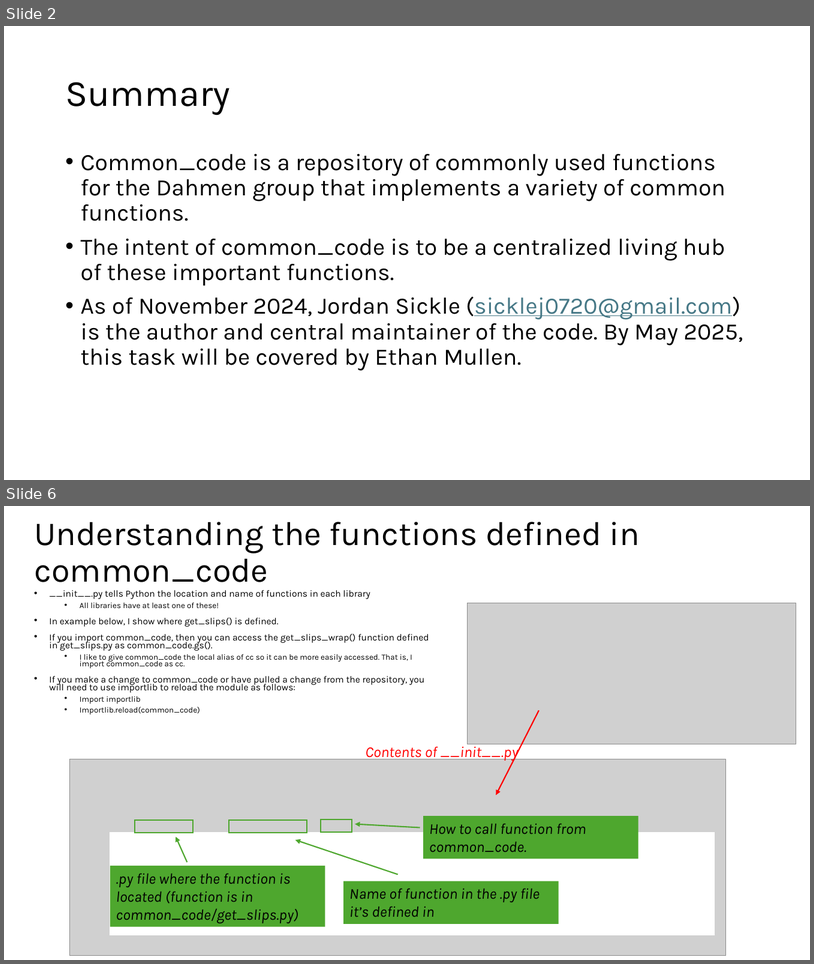
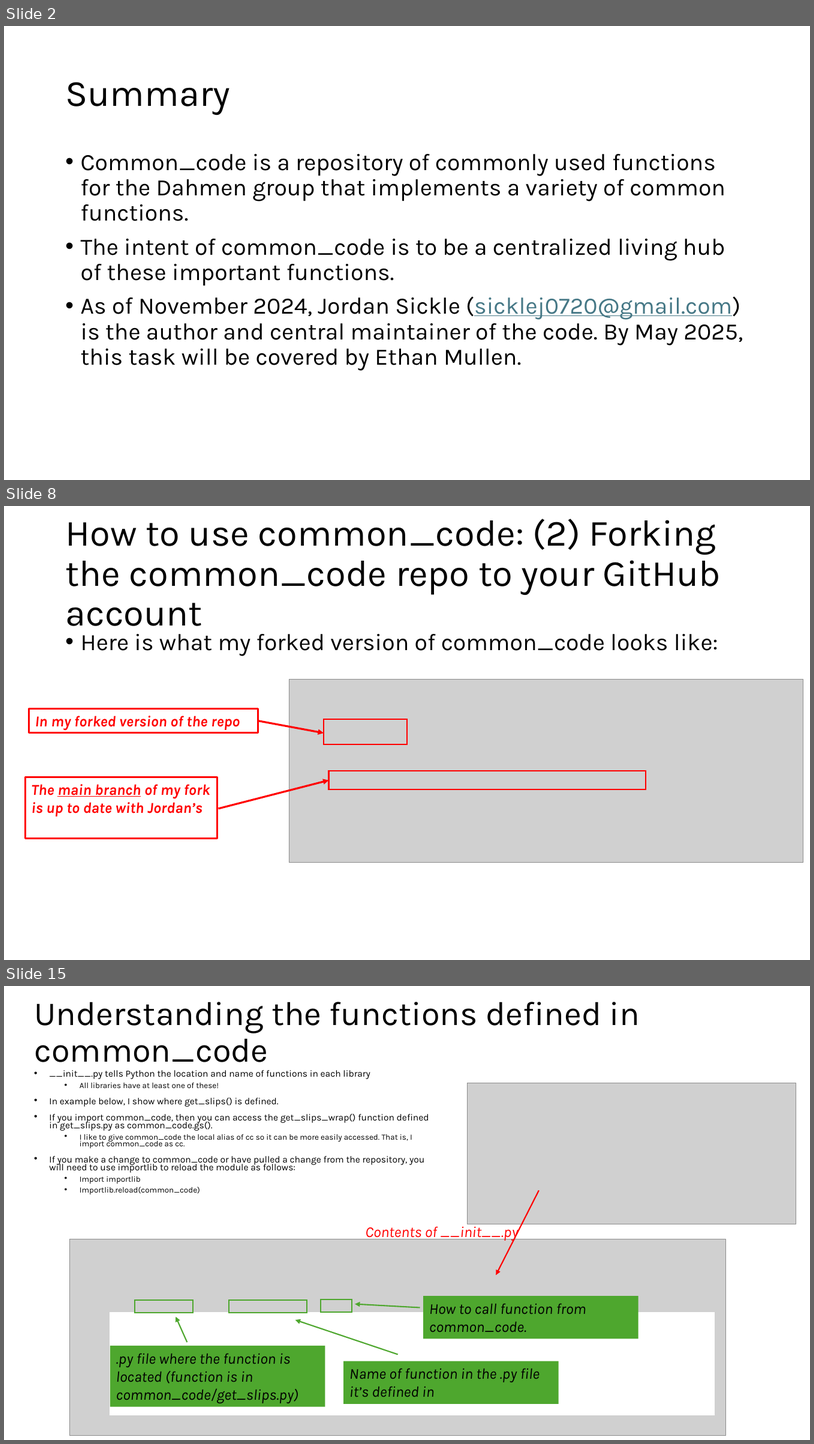
Before and after one commit to jmaniscool/common_code, a slide deck: start_guide.pptx. Shown one above the other, each under a label of ours: slides 2 and 6 before the commit, slides 2, 8 and 15 after it; the slides between them are not shown. The pictures are 814x964 and 814x1444 pixels, drawn with LibreOffice and Linux fonts; fonts in the diff are those of the drawing; grey boxes stand for pictures. Boxes give left, top, right and bottom in pixels: in the first picture for what was removed or moved away, otherwise in the second. Text is boxed around its words. In the diff, an @@ line names an element or a change of style, - is before the commit and + after.

```diff
--- a/start_guide.pptx
+++ b/start_guide.pptx
@@ slide 8 added at (x1=4, y1=506, x2=810, y2=960), background #FFFFFF @@
@@ title added at (x1=65, y1=519, x2=721, y2=634), 44 pt, text #000000 @@
+How to use common_code: (2) Forking the common_code repo to your GitHub account
@@ text added at (x1=81, y1=634, x2=719, y2=656), 28 pt, text #000000 @@
+• Here is what my forked version of common_code looks like:
@@ picture added at (x1=290, y1=679, x2=804, y2=862) @@
@@ rectangle added at (x1=29, y1=709, x2=258, y2=733), outline #FF0000 2.25 pt, 18 pt, text #FF0000, bold, italic @@
+In my forked version of the repo
@@ arrow added from (258, 721) to (324, 733), #FF0000 2.25 pt @@
@@ rectangle added at (x1=324, y1=719, x2=408, y2=744), outline #FF0000 1.5 pt @@
@@ rectangle added at (x1=329, y1=771, x2=647, y2=790), outline #FF0000 1.5 pt @@
@@ rectangle added at (x1=25, y1=777, x2=218, y2=838), outline #FF0000 2.25 pt, 18 pt, text #FF0000, bold, italic @@
+The main branch of my fork is up to date with Jordan’s
@@ arrow added from (219, 808) to (329, 780), #FF0000 2.25 pt @@
@@ what was slide 6 is now slide 15 @@
```
Also in this commit, not shown: 4 slides changed, 7 other slides added.
